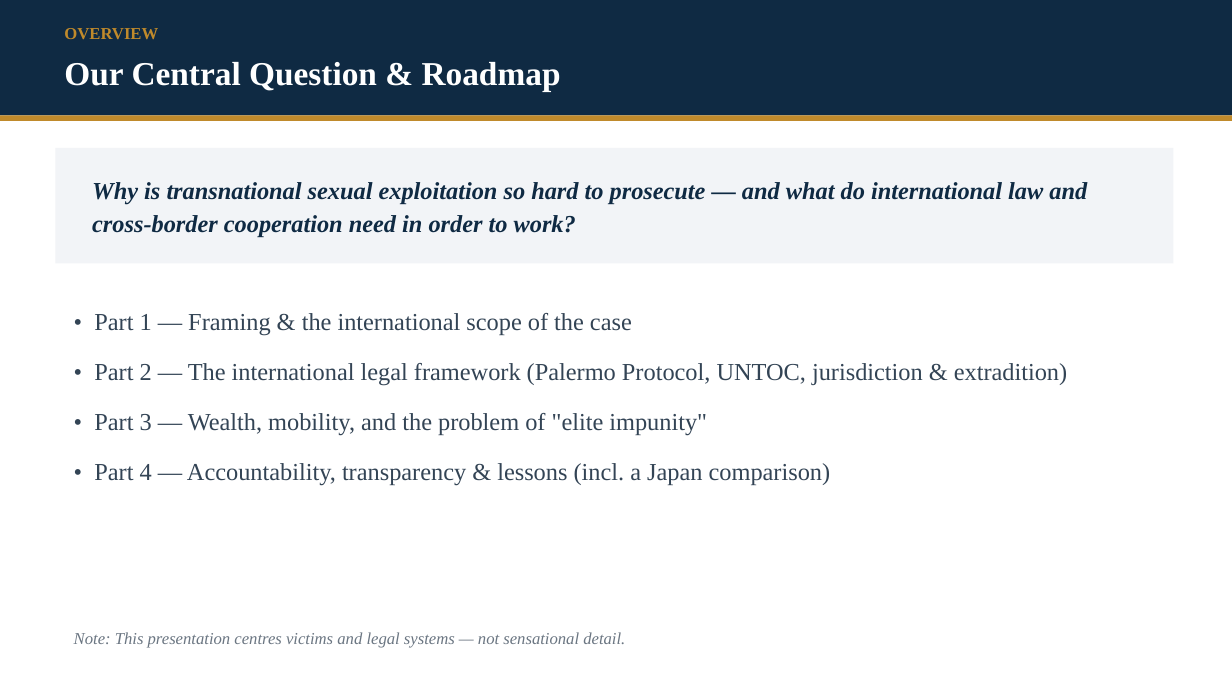
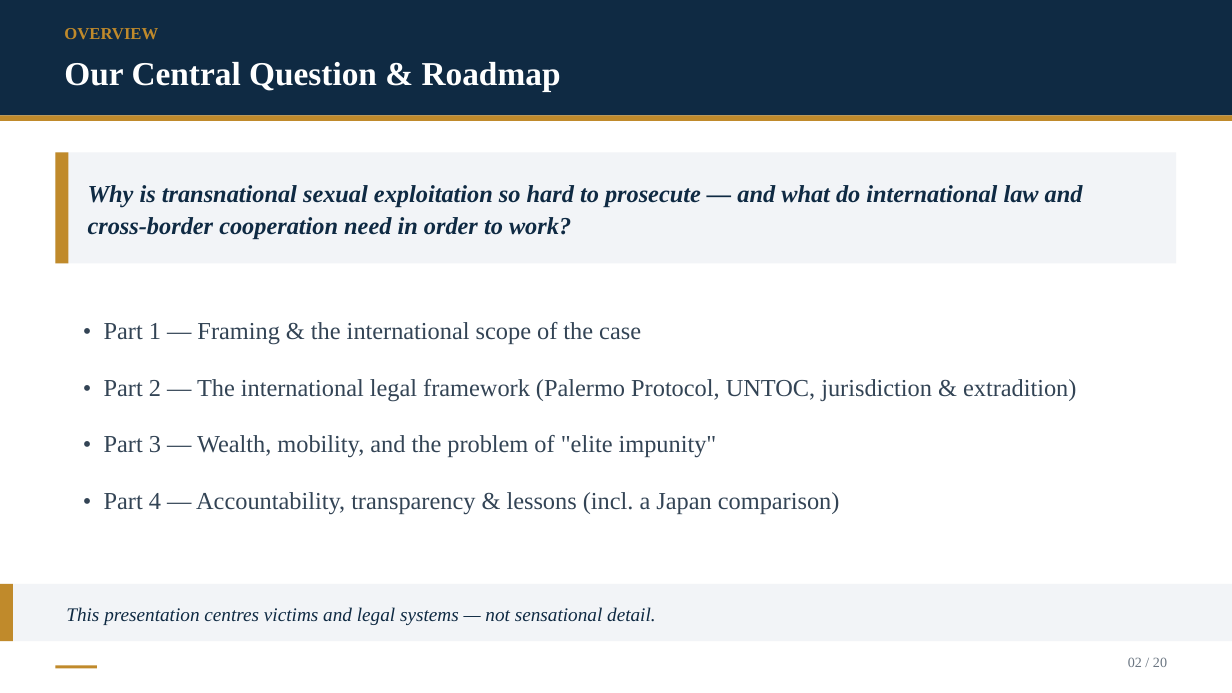
Before and after one commit to Kokidesu/Koki, a slide deck: slide 2 of Epstein_Transnational_Justice.pptx. Drawn at 1232x693 pixels with LibreOffice and Linux fonts; fonts in the diff are those of the drawing. Boxes give left, top, right and bottom in pixels: in the first picture for what was removed or moved away, otherwise in the second. Text is boxed around its words. In the diff, an @@ line names an element or a change of style, - is before the commit and + after.

```diff
--- a/Epstein_Transnational_Justice.pptx
+++ b/Epstein_Transnational_Justice.pptx
@@ rectangle resized from (x1=55, y1=148, x2=1174, y2=263) to (x1=55, y1=152, x2=1177, y2=263) @@
@@ rectangle added at (x1=55, y1=152, x2=68, y2=263), fill #C08A2B @@
@@ text "Why is transnational sexual exploitation ..." moved from (x1=92, y1=182, x2=1087, y2=237) to (x1=88, y1=185, x2=1083, y2=240) @@
@@ text "• Part 1 — Framing ..." moved from (x1=94, y1=313, x2=1067, y2=486) to (x1=104, y1=322, x2=1076, y2=514) @@
@@ text "• Part 1 — Framing ..." at (x1=104, y1=322, x2=1076, y2=514): more space between paragraphs @@
@@ rectangle added at (x1=0, y1=584, x2=1232, y2=641), fill #F2F4F7 @@
@@ rectangle added at (x1=0, y1=584, x2=13, y2=641), fill #C08A2B @@
@@ text at (x1=66, y1=607, x2=656, y2=625): text changed; size 13 to 15 pt; text colour #6B7682 to #0F2A43 @@
-Note: This presentation centres victims and legal systems — not sensational detail.
+This presentation centres victims and legal systems — not sensational detail.
@@ text added at (x1=1128, y1=657, x2=1167, y2=667), 11 pt, text #6B7682 @@
+02 / 20
@@ rectangle added at (x1=55, y1=665, x2=97, y2=669), fill #C08A2B @@
```
Also in this commit, not shown: 19 other slides changed, 22 other files.
